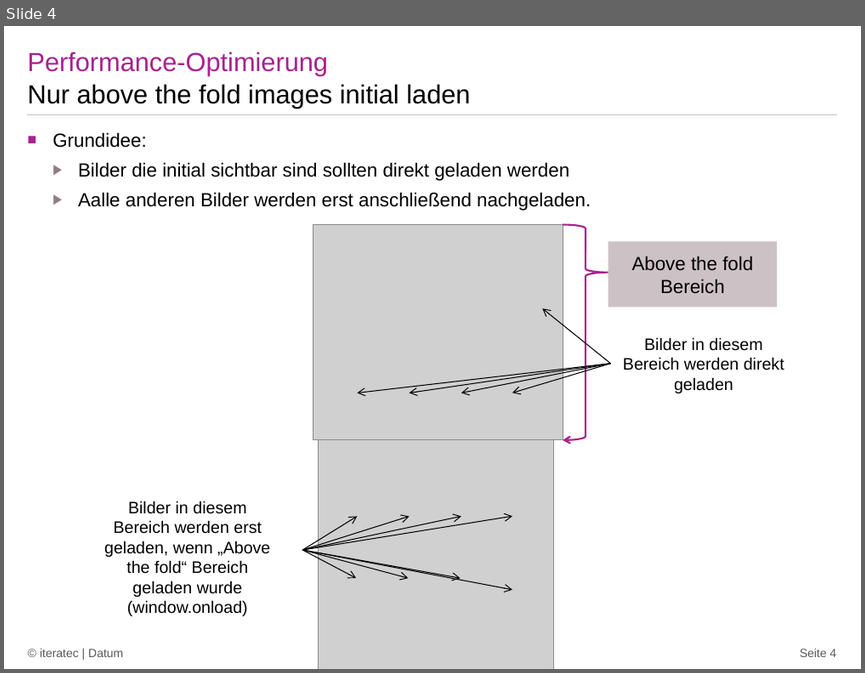
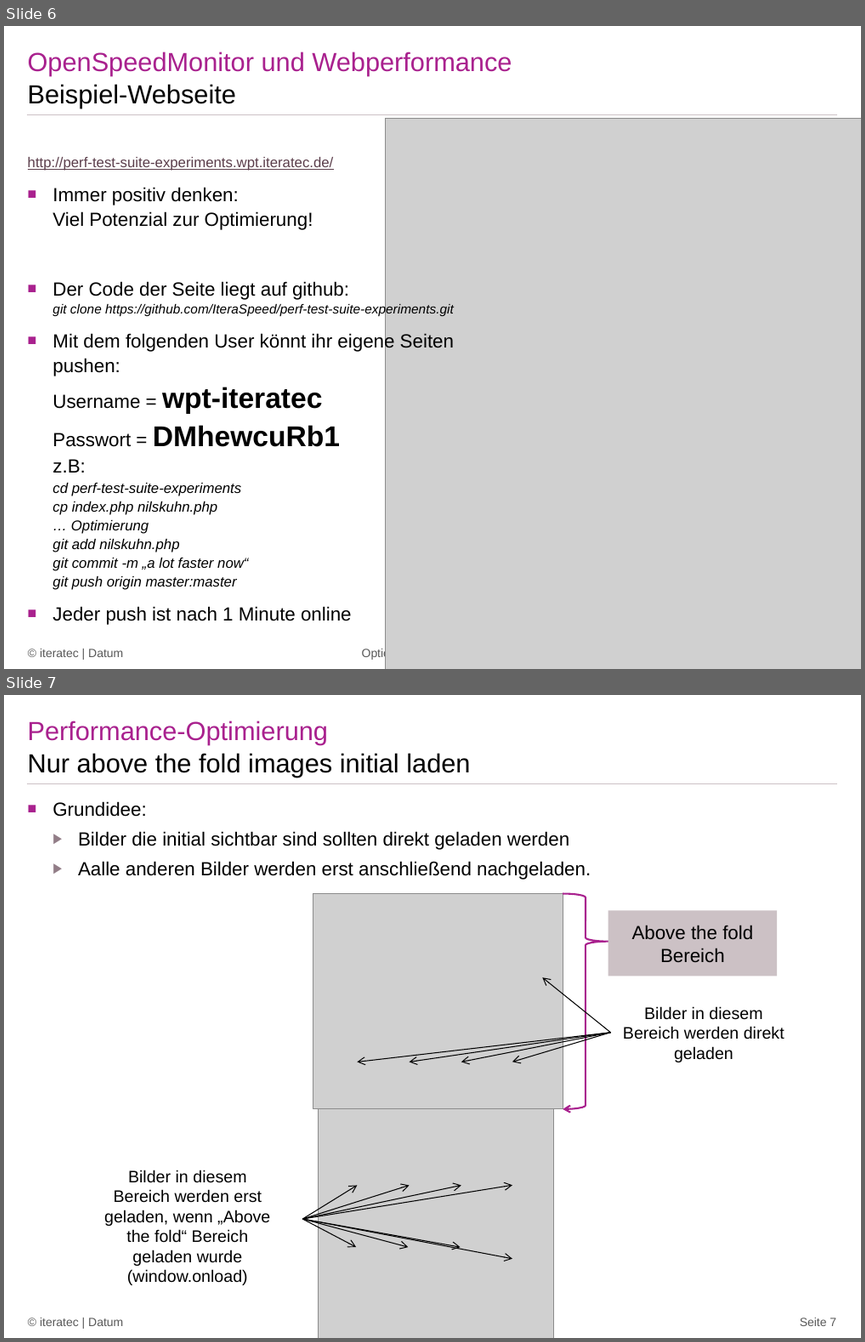
Before and after one commit to iteratec/perf-test-suite, a slide deck: doc/Workshop2015_Webperformance.pptx. Shown one above the other, each under a label of ours: slide 4 before the commit, slides 6 and 7 after it. The pictures are 865x673 and 865x1342 pixels, drawn with LibreOffice and Linux fonts; fonts in the diff are those of the drawing; grey boxes stand for pictures; background and template pictures are left out. Boxes give left, top, right and bottom in pixels: in the first picture for what was removed or moved away, otherwise in the second. Text is boxed around its words. In the diff, an @@ line names an element or a change of style, - is before the commit and + after.

```diff
--- a/doc/Workshop2015_Webperformance.pptx
+++ b/doc/Workshop2015_Webperformance.pptx
@@ slide 6 added at (4, 26, 861, 669), background #FFFFFF; not listed: 1 template element that a slide beside it also shows @@
@@ title added at (28, 52, 511, 75), 22 pt, text #A9218E @@
+OpenSpeedMonitor und Webperformance
@@ text added at (28, 84, 236, 108), 22 pt, text #000000 @@
+Beispiel-Webseite
@@ picture added at (386, 118, 861, 669) @@
@@ text added at (28, 157, 454, 624), 12 pt, text #000000 @@
+http://perf-test-suite-experiments.wpt.iteratec.de/
+■ Immer positiv denken:
+  Viel Potenzial zur Optimierung!
+■ Der Code der Seite liegt auf github:
+  git clone https://github.com/IteraSpeed/perf-test-suite-experiments.git
+■ Mit dem folgenden User könnt ihr eigene Seiten pushen:
+  Username = wpt-iteratec
+  Passwort = DMhewcuRb1
+  z.B:
+  cd perf-test-suite-experiments
+  cp index.php nilskuhn.php
+  … Optimierung
+  git add nilskuhn.php
+  git commit -m „a lot faster now“
+  git push origin master:master
+■ Jeder push ist nach 1 Minute online
@@ text added at (40, 648, 123, 657), 10 pt, text #595959 @@
+© iteratec | Datum
@@ text added at (362, 647, 409, 660), 10 pt, text #595959 @@
+Optional: Präsentationstitel
@@ what was slide 4 is now slide 7 @@
@@ page number at (800, 1317, 836, 1326): text changed @@
-Seite 4
+Seite 7
```
Also in this commit, not shown: 2 slides changed, 2 other slides added, 2 other files.
